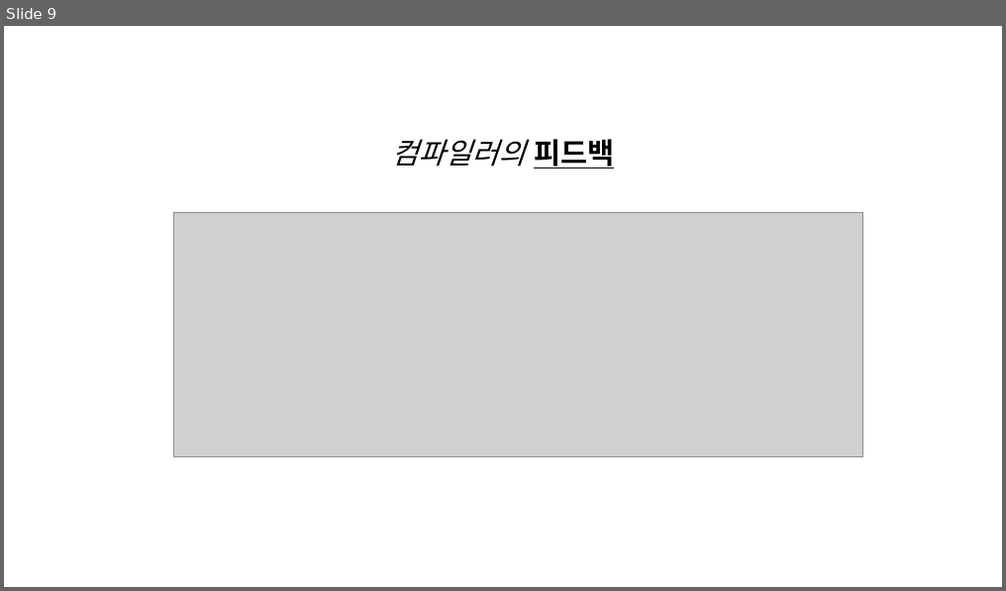
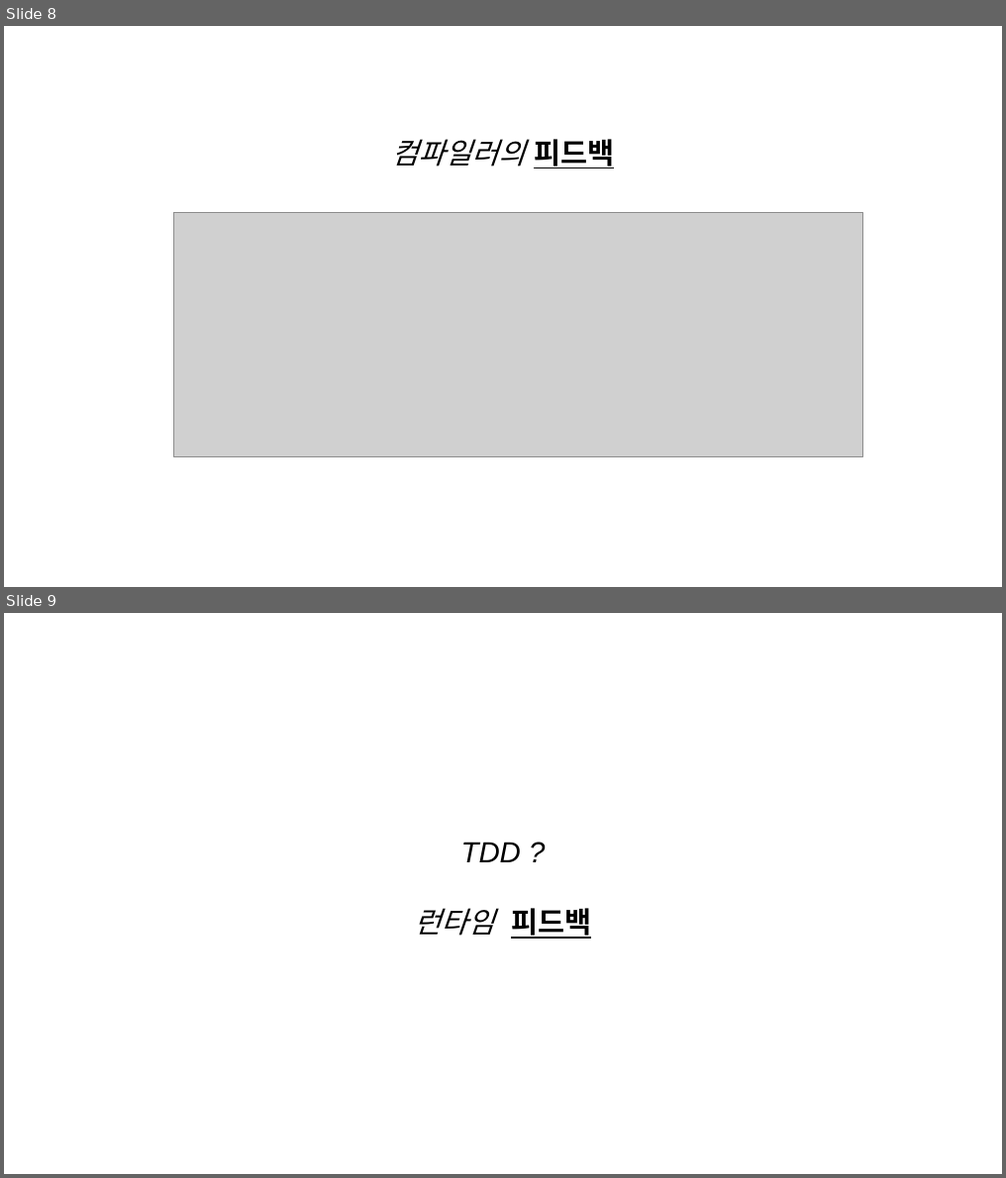
Before and after one commit to sang-hyeon/TDD-MusicPlayer, a slide deck: TDD 세미나 자료.pptx. Shown one above the other, each under a label of ours: slide 9 before the commit, slides 8 and 9 after it. The pictures are 1006x591 and 1006x1178 pixels, drawn with LibreOffice and Linux fonts; fonts in the diff are those of the drawing; grey boxes stand for pictures. Boxes give left, top, right and bottom in pixels: in the first picture for what was removed or moved away, otherwise in the second. Text is boxed around its words. In the diff, an @@ line names an element or a change of style, - is before the commit and + after.

```diff
--- a/TDD 세미나 자료.pptx
+++ b/TDD 세미나 자료.pptx
@@ slide 9 added at <box>4,613,1002,1174</box>, background #FFFFFF @@
@@ text added at <box>415,842,591,939</box>, 28 pt, text #000000, italic @@
+TDD ?
+런타임 피드백
@@ what was slide 9 is now slide 8 @@
```
Also in this commit, not shown: 2 slides changed, 1 slide removed.
